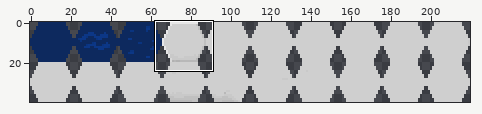
One commit to this sprite sheet: assets/hexaTerrain.png. The picture above shows the old version from afar; the outline marks the close-up.
Close-up. Earlier state:
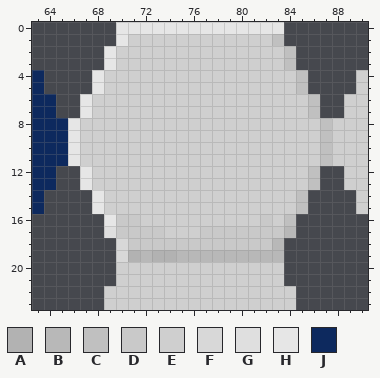
The file is 220x40 pixels. Colours within 5 levels of each other are drawn and written as one. Shown: x 63..90, y 0..23.
Palette (. is transparent): A #b2b2b2  B #b8b8b8  C #c0c0c0  D #c9c9c9  E #cfcfcf  F #d8d8d8  G #dfdfdf  H #e6e6e6  J #0d295e
After:
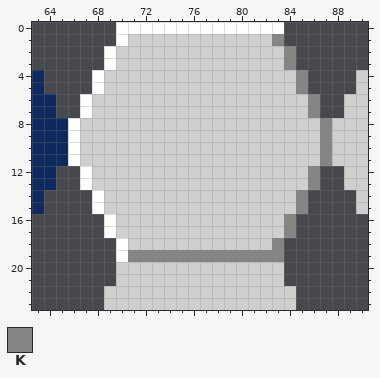
Colours new in this view: K #858585
Changes in this commit:
@@ palette @@
-H #e6e6e6
+H #ffffff
@@ x 63..90 @@
  0 .......HHHHHHHHHHHHHH.......
- 1 .......HEEEEEEEEEEEEC.......
- 2 ......HEEEEEEEEEEEEEEC......
- 3 ......HEEEEEEEEEEEEEEC......
- 4 J....HEEEEEEEEEEEEEEEEC....E
- 5 J....HEEEEEEEEEEEEEEEEC....E
- 6 JJ..HEEEEEEEEEEEEEEEEEEC..EE
- 7 JJ..HEEEEEEEEEEEEEEEEEEC..EE
- 8 JJJHEEEEEEEEEEEEEEEEEEEECEEE
- 9 JJJHEEEEEEEEEEEEEEEEEEEECEEE
-10 JJJHEEEEEEEEEEEEEEEEEEEECEEE
-11 JJJHEEEEEEEEEEEEEEEEEEEECEEE
-12 JJ..HEEEEEEEEEEEEEEEEEEC..EE
-13 JJ..HEEEEEEEEEEEEEEEEEEC..EE
-14 J....HEEEEEEEEEEEEEEEEC....E
-15 J....HEEEEEEEEEEEEEEEEC....E
-16 ......HDDEEEEEEEEEEDEC......
-17 ......GDDDDEEEDDDDDDDB......
-18 .......FDDDDDDDDDDDDB.......
-19 .......FABAABBBBBBBBB.......
+ 1 .......HEEEEEEEEEEEEK.......
+ 2 ......HEEEEEEEEEEEEEEK......
+ 3 ......HEEEEEEEEEEEEEEK......
+ 4 J....HEEEEEEEEEEEEEEEEK....E
+ 5 J....HEEEEEEEEEEEEEEEEK....E
+ 6 JJ..HEEEEEEEEEEEEEEEEEEK..EE
+ 7 JJ..HEEEEEEEEEEEEEEEEEEK..EE
+ 8 JJJHEEEEEEEEEEEEEEEEEEEEKEEE
+ 9 JJJHEEEEEEEEEEEEEEEEEEEEKEEE
+10 JJJHEEEEEEEEEEEEEEEEEEEEKEEE
+11 JJJHEEEEEEEEEEEEEEEEEEEEKEEE
+12 JJ..HEEEEEEEEEEEEEEEEEEK..EE
+13 JJ..HEEEEEEEEEEEEEEEEEEK..EE
+14 J....HEEEEEEEEEEEEEEEEK....E
+15 J....HEEEEEEEEEEEEEEEEK....E
+16 ......HEEEEEEEEEEEEEEK......
+17 ......HEEEEEEEEEEEEEEK......
+18 .......HEEEEEEEEEEEEK.......
+19 .......HKKKKKKKKKKKKK.......
 20 .......EEEEEEEEEEEEEE.......
Pixel boxes of the changes (left, top, right, bottom) in both close-ups:
changed: (68, 22, 332, 262)
